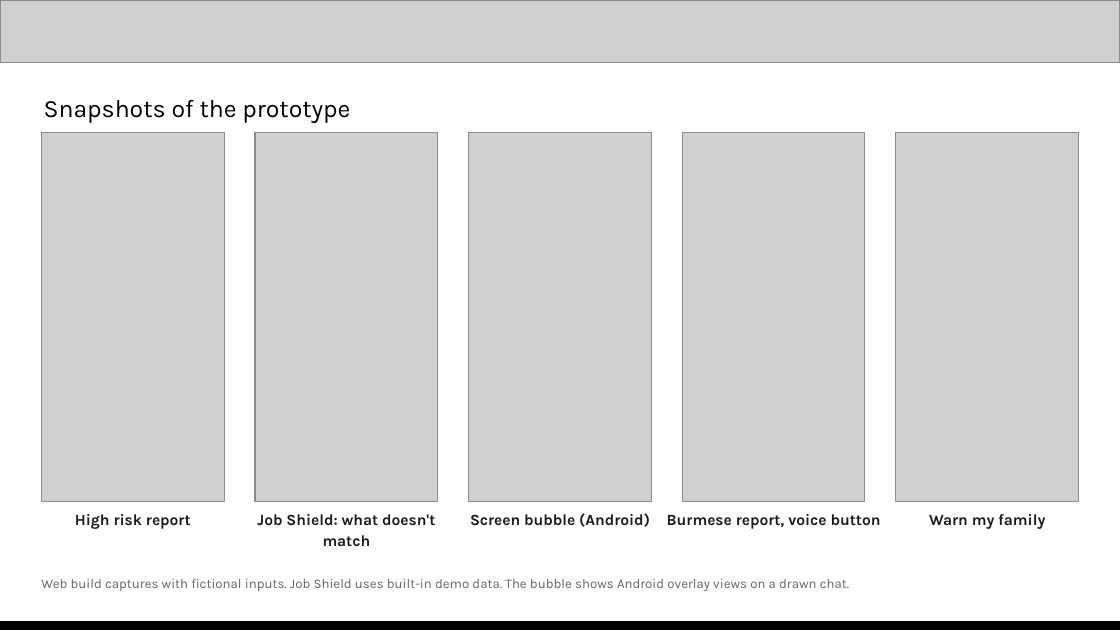
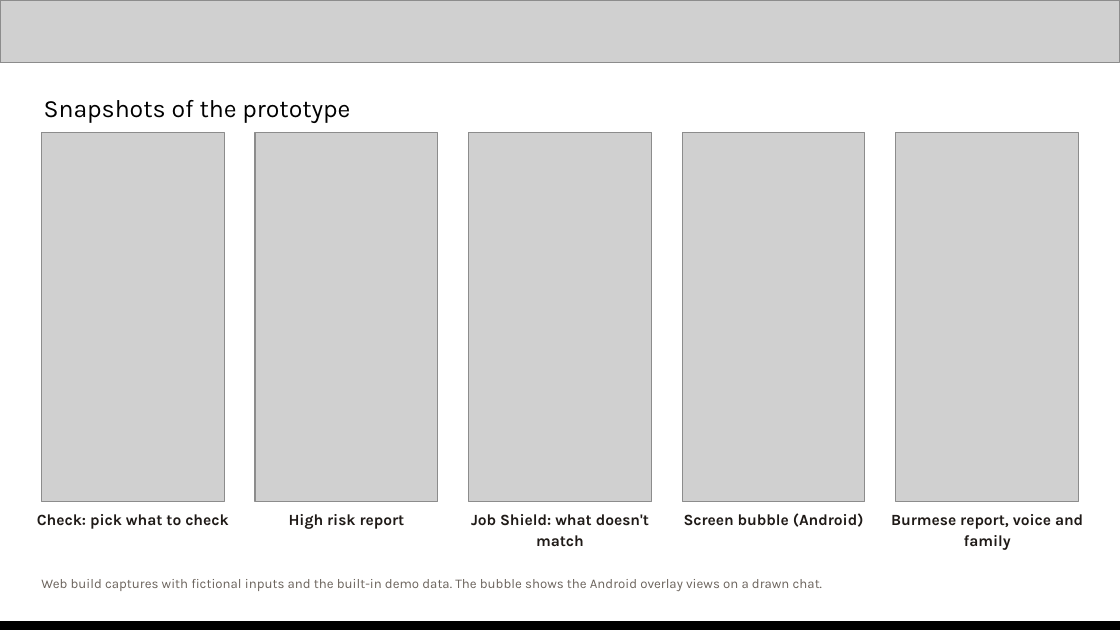
Before and after one commit to minthein128/scamshield, a slide deck: slide 10 of pitch/Kakwe-AIBuilderCup-submission.pptx. Drawn at 1120x630 pixels with LibreOffice and Linux fonts; fonts in the diff are those of the drawing; grey boxes stand for pictures. Boxes give left, top, right and bottom in pixels: in the first picture for what was removed or moved away, otherwise in the second. Text is boxed around its words. In the diff, an @@ line names an element or a change of style, - is before the commit and + after.

Commit message:
docs: final submission deck with Kakwe screens, Cloud Run hosting and web.app APK
Replaces every screenshot that showed the old name with Kakwe captures from
feat/production, uses the approved Home and Check v3 mockups on the
wireframe slide, states the API runs on Cloud Run in asia-southeast1, links
the APK on web.app and drops the done Cloud Run and Check redesign items
from the roadmap and the tunnel limit.

```diff
--- a/pitch/Kakwe-AIBuilderCup-submission.pptx
+++ b/pitch/Kakwe-AIBuilderCup-submission.pptx
@@ text at [37, 514, 228, 529]: text changed @@
-High risk report
+Check: pick what to check
@@ text at [289, 514, 405, 529]: text changed @@
-Job Shield: what doesn't match
+High risk report
@@ text at [471, 514, 649, 546]: text changed @@
-Screen bubble (Android)
+Job Shield: what doesn't match
@@ text at [684, 513, 864, 527]: text changed @@
-Burmese report, voice button
+Screen bubble (Android)
@@ text at [891, 514, 1083, 550]: text changed @@
-Warn my family
+Burmese report, voice and family
@@ text at [41, 579, 822, 591]: text changed @@
-Web build captures with fictional inputs. Job Shield uses built-in demo data. The bubble shows Android overlay views on a drawn chat.
+Web build captures with fictional inputs and the built-in demo data. The bubble shows the Android overlay views on a drawn chat.
```
Also in this commit, not shown: 6 other slides changed, 44 other files.
